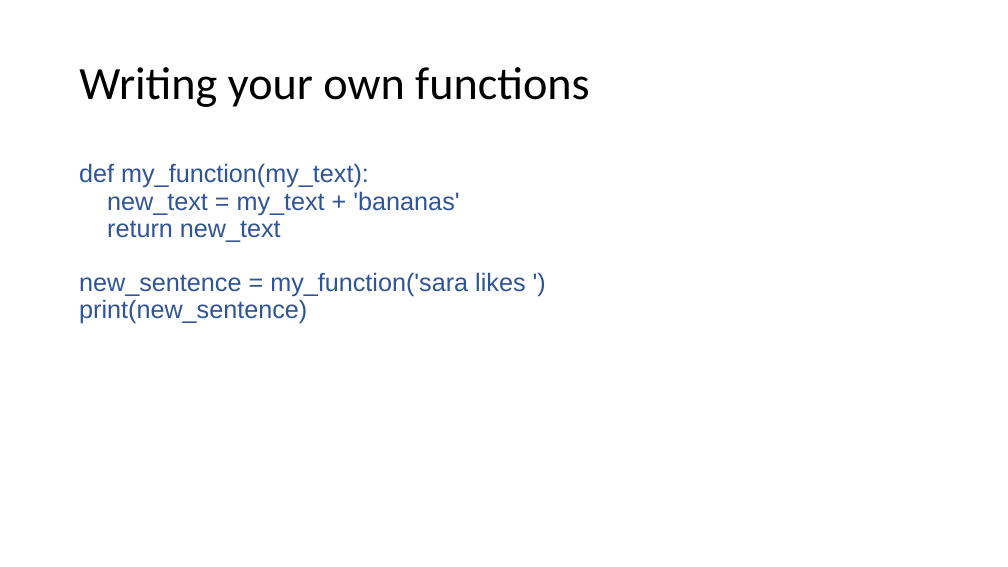
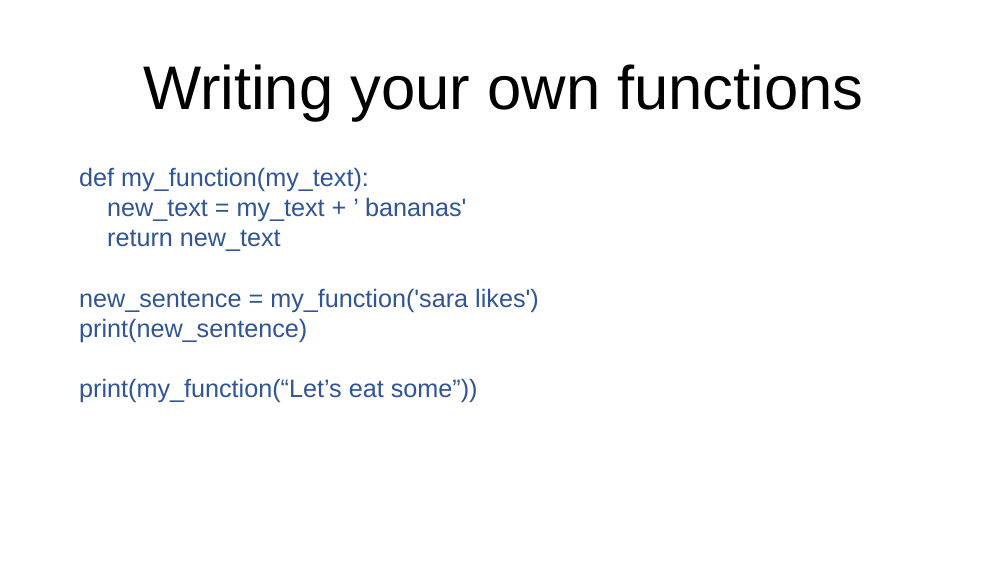
Before and after one commit to bodacea/datascienceforbeginners, a slide deck: slide 22 of Session 02 Python Basics.ppt (slide 21 before the commit). Drawn at 1008x567 pixels with LibreOffice and Linux fonts; fonts in the diff are those of the drawing. Boxes give left, top, right and bottom in pixels: in the first picture for what was removed or moved away, otherwise in the second. Text is boxed around its words. In the diff, an @@ line names an element or a change of style, - is before the commit and + after.

```diff
--- a/Session 02 Python Basics.ppt
+++ b/Session 02 Python Basics.ppt
@@ title "Writing your own functions" at bbox=[143, 64, 863, 121]: size 33 to 44 pt, font Calibri to Arial; alignment left to centre; line spacing 0.9 to 1 @@
@@ text at bbox=[79, 167, 369, 343]: line spacing 0.9 to 1 @@
@@ text at bbox=[107, 197, 466, 222]: text changed @@
-new_text = my_text + 'bananas'
+new_text = my_text + ’ bananas'
@@ text at bbox=[79, 288, 539, 312]: text changed @@
-new_sentence = my_function('sara likes ')
+new_sentence = my_function('sara likes')
@@ text at bbox=[79, 378, 478, 403]: paragraph added @@
+print(my_function(“Let’s eat some”))
```
Also in this commit, not shown: 25 other slides changed, 8 slides added, 5 slides removed.
